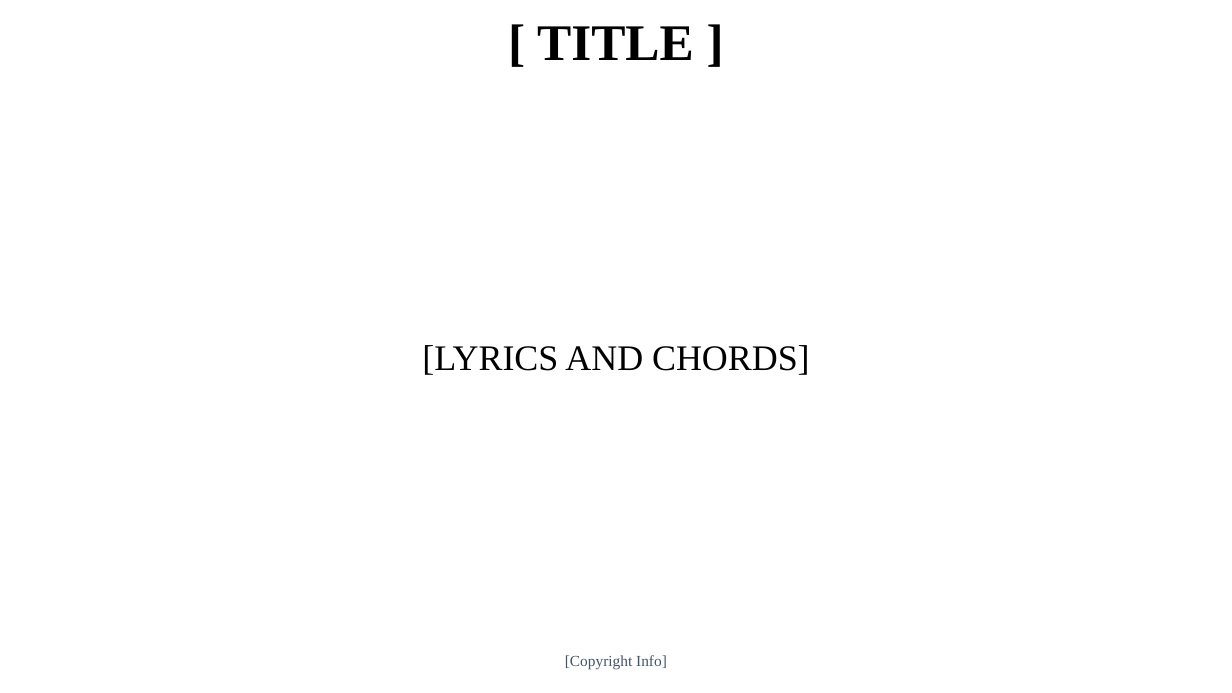
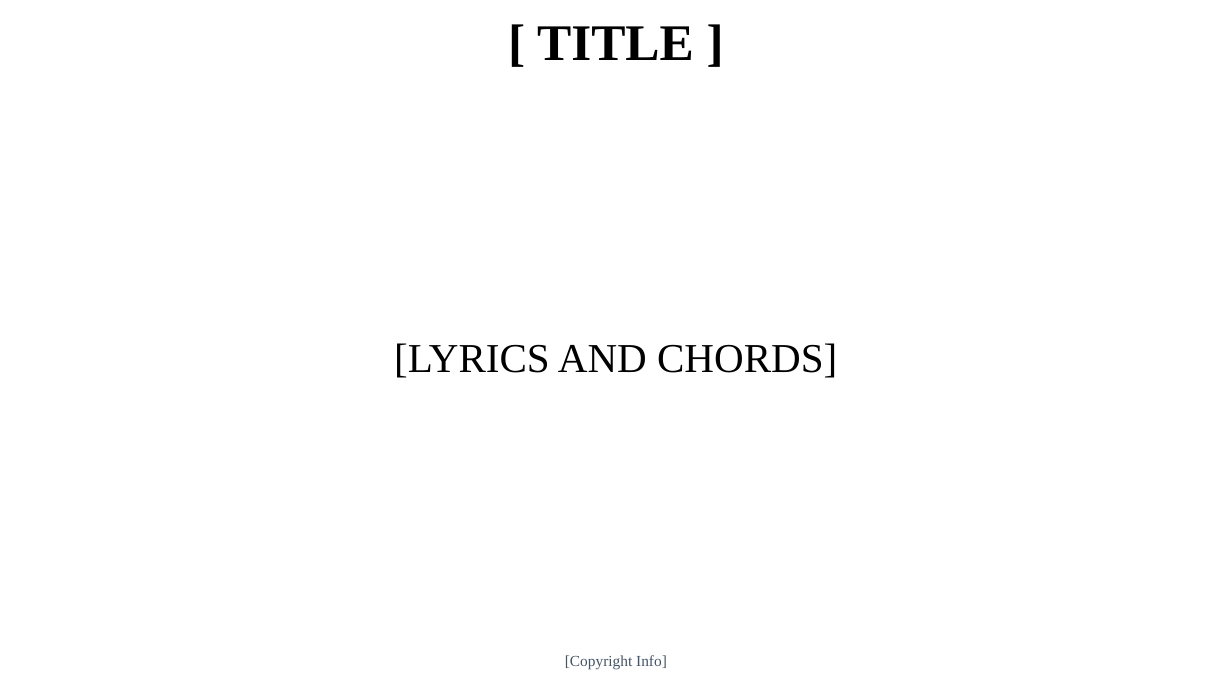
Before and after one commit to Gideonlau1967/LyricSlide-Pro, a slide deck: slide 1 of Song Template 1.pptx. Drawn at 1232x693 pixels with LibreOffice and Linux fonts; fonts in the diff are those of the drawing; background and template pictures are left out. Boxes give left, top, right and bottom in pixels: in the first picture for what was removed or moved away, otherwise in the second. Text is boxed around its words. In the diff, an @@ line names an element or a change of style, - is before the commit and + after.

```diff
--- a/Song Template 1.pptx
+++ b/Song Template 1.pptx
@@ text "[LYRICS AND CHORDS]" at [394,343,837,378]: size 28 to 32 pt @@
```
